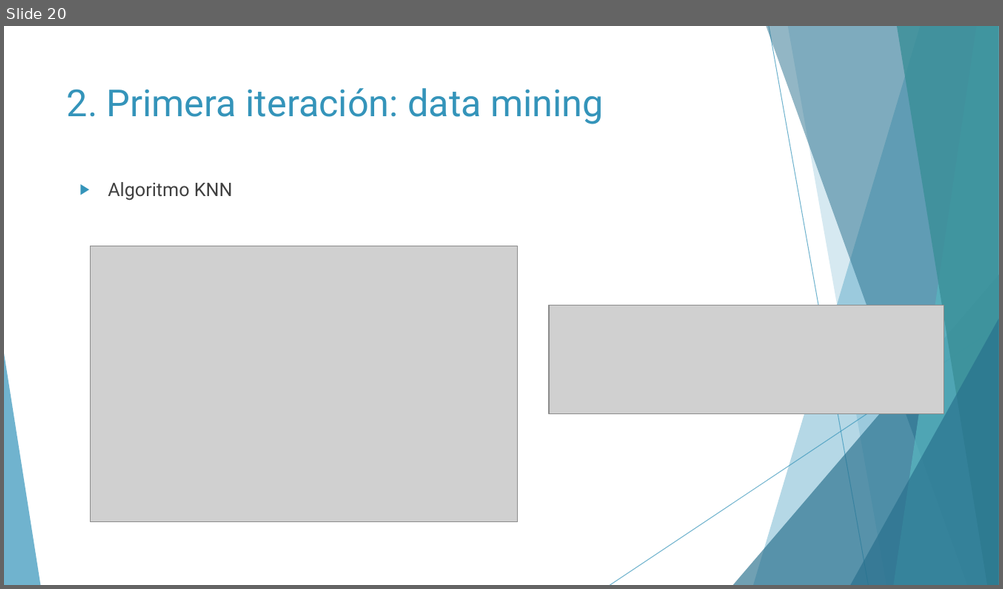
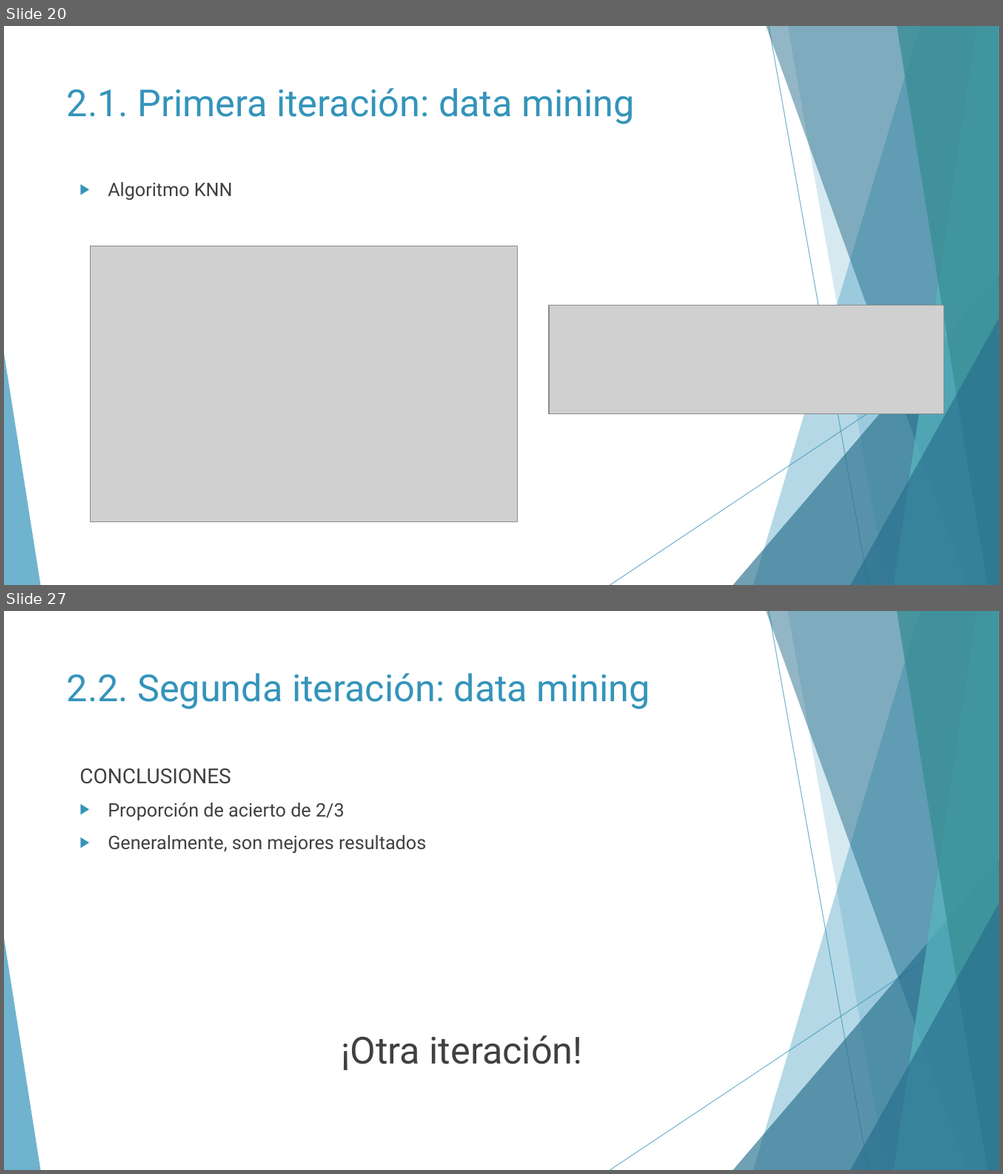
Before and after one commit to Geadalu/DataMiningHealth, a slide deck: Presentación DataMiningHealth.pptx. Shown one above the other, each under a label of ours: slide 20 before the commit, slides 20 and 27 after it; the slides between them are not shown. The pictures are 1003x589 and 1003x1174 pixels, drawn with LibreOffice and Linux fonts; fonts in the diff are those of the drawing; grey boxes stand for pictures. Boxes give left, top, right and bottom in pixels: in the first picture for what was removed or moved away, otherwise in the second. Text is boxed around its words. In the diff, an @@ line names an element or a change of style, - is before the commit and + after.

```diff
--- a/Presentación DataMiningHealth.pptx
+++ b/Presentación DataMiningHealth.pptx
@@ slide 27 added at bbox=[4, 611, 999, 1170], background #FFFFFF; not listed: 10 template elements that a slide beside it also shows @@
@@ title added at bbox=[67, 673, 650, 709], 36 pt, text #3494BA @@
+2.2. Segunda iteración: data mining
@@ text added at bbox=[79, 769, 583, 1071], 18 pt, text #404040 @@
+CONCLUSIONES
+▶ Proporción de acierto de 2/3
+▶ Generalmente, son mejores resultados
+¡Otra iteración!
@@ slide 20 changed as well @@
@@ title at bbox=[67, 88, 634, 124]: text changed @@
-2. Primera iteración: data mining
+2.1. Primera iteración: data mining
```
Also in this commit, not shown: 18 other slides changed, 23 other slides added, 4 other files.
